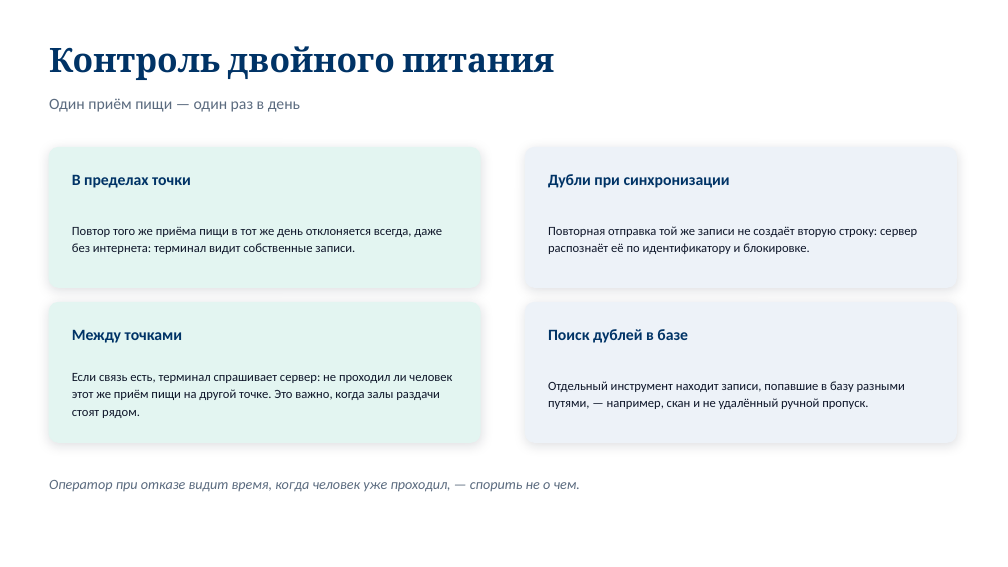
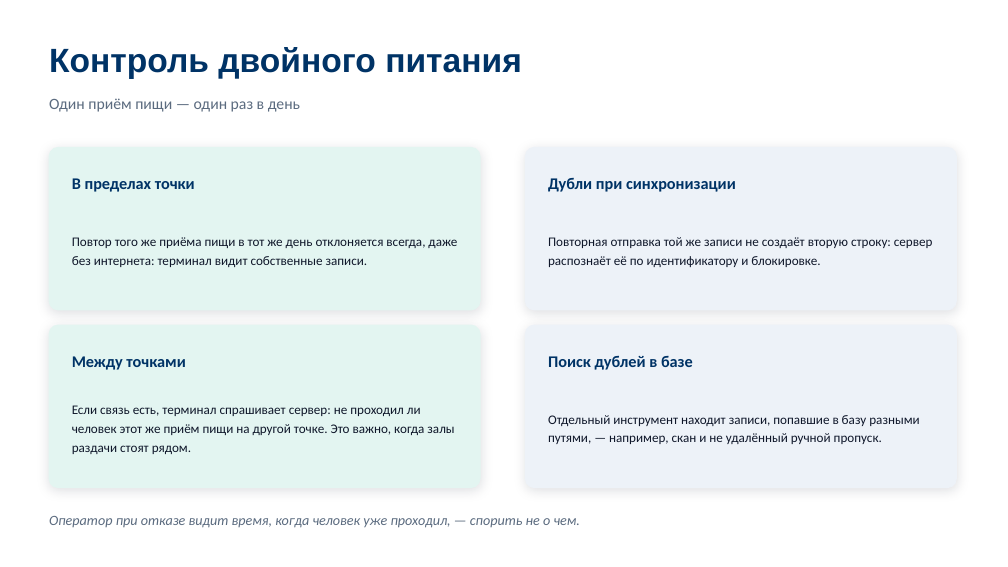
Before and after one commit to eugeny32/severfoods, a slide deck: slide 8 of presentation/SeverFoods-presentation.pptx. Drawn at 1008x567 pixels with LibreOffice and Linux fonts; fonts in the diff are those of the drawing. Boxes give left, top, right and bottom in pixels: in the first picture for what was removed or moved away, otherwise in the second. Text is boxed around its words. In the diff, an @@ line names an element or a change of style, - is before the commit and + after.

```diff
--- a/presentation/SeverFoods-presentation.pptx
+++ b/presentation/SeverFoods-presentation.pptx
@@ text "Контроль двойного питания" at (49,47,522,79): font Cambria to Arial @@
@@ rounded rectangle: place and size @@
-rounded rectangle at (49,147,480,287)
+rounded rectangle at (49,147,480,310)
@@ rounded rectangle: place and size @@
-rounded rectangle at (526,147,957,287)
+rounded rectangle at (526,147,957,310)
@@ text "Повтор того же приёма пищи ...": place and size @@
-text "Повтор того же приёма пищи ..." at (72,227,442,254)
+text "Повтор того же приёма пищи ..." at (72,237,457,267)
@@ text "Повторная отправка той же записи ...": place and size @@
-text "Повторная отправка той же записи ..." at (548,226,917,254)
+text "Повторная отправка той же записи ..." at (548,237,933,267)
@@ rounded rectangle: place and size @@
-rounded rectangle at (49,302,480,442)
+rounded rectangle at (49,325,480,488)
@@ proportions changed in 4 elements at (49,147,480,310), (526,147,957,310), (49,325,480,488), (526,325,957,488) @@
@@ rounded rectangle: place and size @@
-rounded rectangle at (526,302,957,442)
+rounded rectangle at (526,325,957,488)
@@ text "Между точками": place and size @@
-text "Между точками" at (72,329,182,343)
+text "Между точками" at (72,356,185,370)
@@ size 15 to 15.5 pt in 4 elements at (72,178,195,192), (548,178,736,192), (72,356,185,370), (548,355,693,370) @@
@@ text "Поиск дублей в базе": place and size @@
-text "Поиск дублей в базе" at (548,329,688,343)
+text "Поиск дублей в базе" at (548,355,693,370)
@@ text "Если связь есть, терминал спрашивает ...": place and size @@
-text "Если связь есть, терминал спрашивает ..." at (72,373,452,418)
+text "Если связь есть, терминал спрашивает ..." at (72,405,454,454)
@@ size 12 to 12.5 pt; line spacing 1.15 to 1.18 in 4 elements at (72,237,457,267), (548,237,933,267), (72,405,454,454), (548,415,919,444) @@
@@ text "Отдельный инструмент находит записи, попавшие ...": place and size @@
-text "Отдельный инструмент находит записи, попавшие ..." at (548,381,905,409)
+text "Отдельный инструмент находит записи, попавшие ..." at (548,415,919,444)
@@ text "Оператор при отказе видит время, ...": place and size @@
-text "Оператор при отказе видит время, ..." at (49,480,580,492)
+text "Оператор при отказе видит время, ..." at (49,516,580,528)
```
Also in this commit, not shown: 23 other slides changed, 5 other files.
